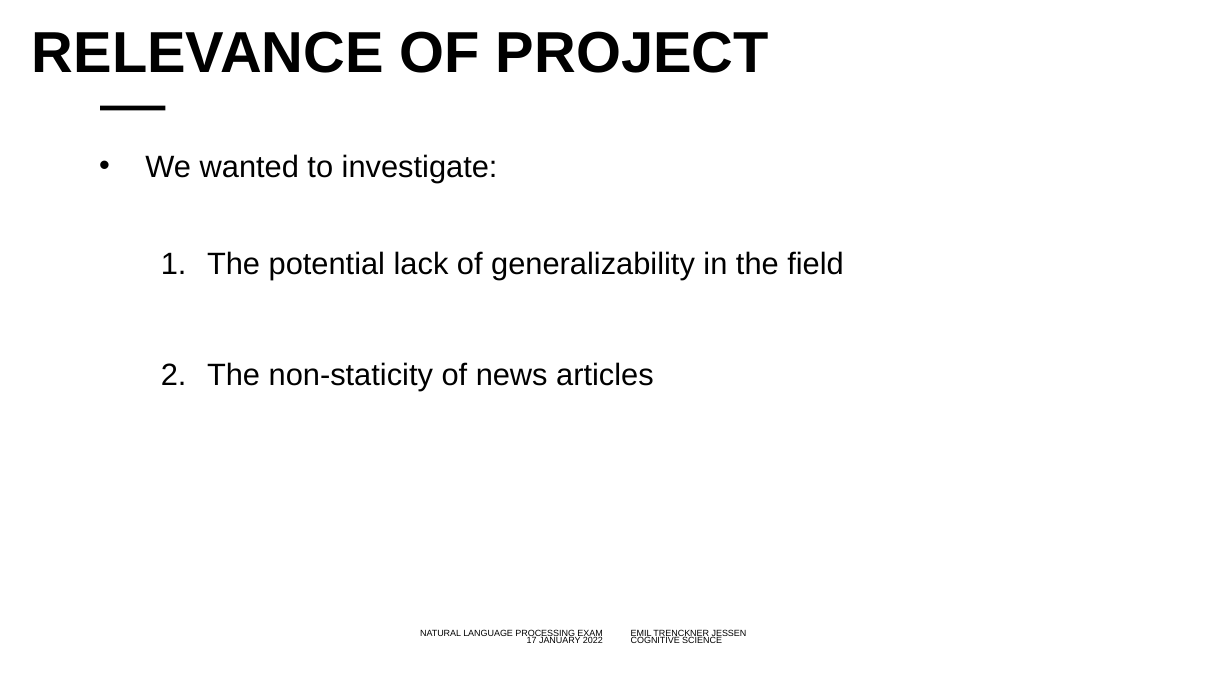
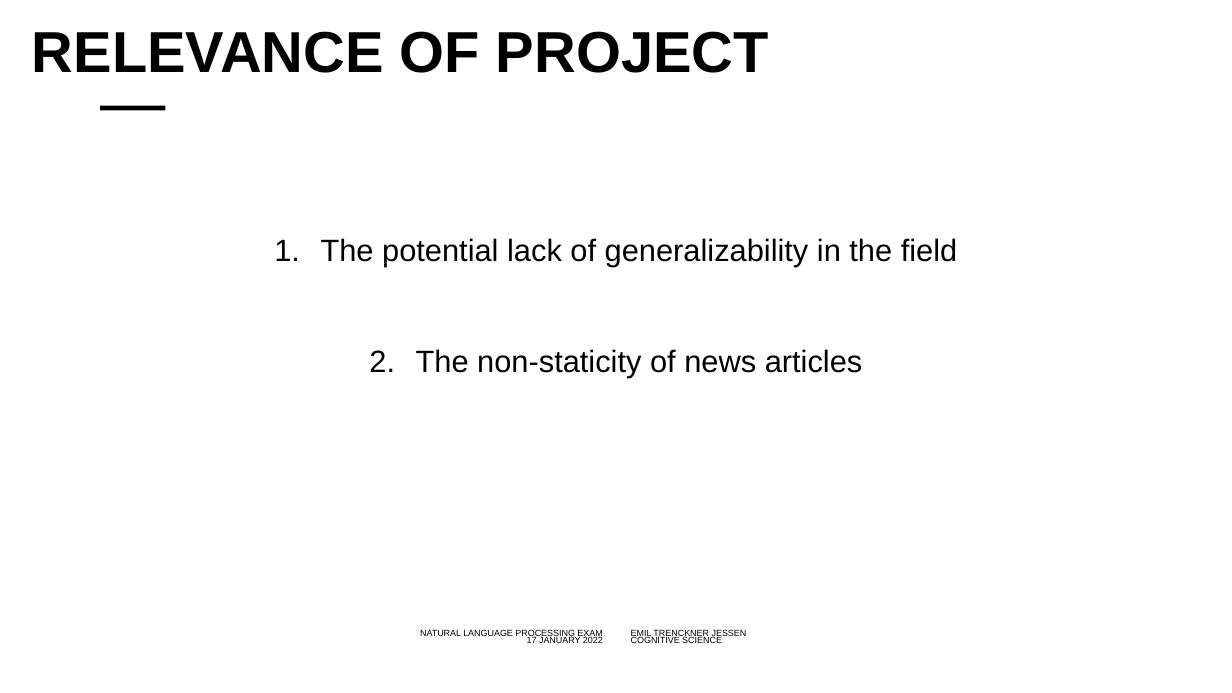
Before and after one commit to emiltj/NLP_oral_backup, a slide deck: slide 9 of Oral presentation/NLP.pptx. Drawn at 1232x693 pixels with LibreOffice and Linux fonts; fonts in the diff are those of the drawing; background and template pictures are left out. Boxes give left, top, right and bottom in pixels: in the first picture for what was removed or moved away, otherwise in the second. Text is boxed around its words. In the diff, an @@ line names an element or a change of style, - is before the commit and + after.

```diff
--- a/Oral presentation/NLP.pptx
+++ b/Oral presentation/NLP.pptx
@@ text at <box>145,154,498,183</box>: paragraph removed @@
-• We wanted to investigate:
@@ text "The potential lack of generalizability ...": place and size @@
-text "The potential lack of generalizability ..." at <box>145,154,843,390</box>
+text "The potential lack of generalizability ..." at <box>321,238,957,378</box>
@@ text "The potential lack of generalizability ..." at <box>321,238,957,378</box>: alignment left to centre; list level 2 to 1 in "The potential lack of generalizability ..."; list level 2 to 1 in "The non-staticity of news articles" @@
```
Also in this commit, not shown: 16 other slides changed, 1 slide added, 1 other file.
